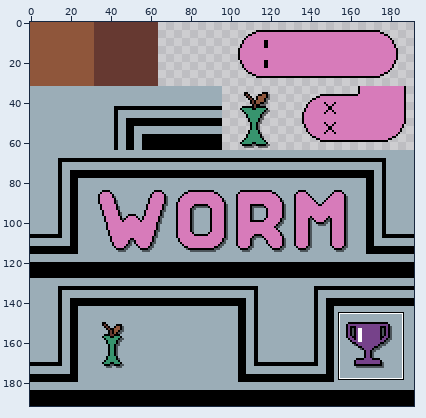
A pixel-art file gets an edit: art/wormTiles32.aseprite. The picture above shows the old version from afar; the outline marks the close-up.
Close-up. Earlier state:
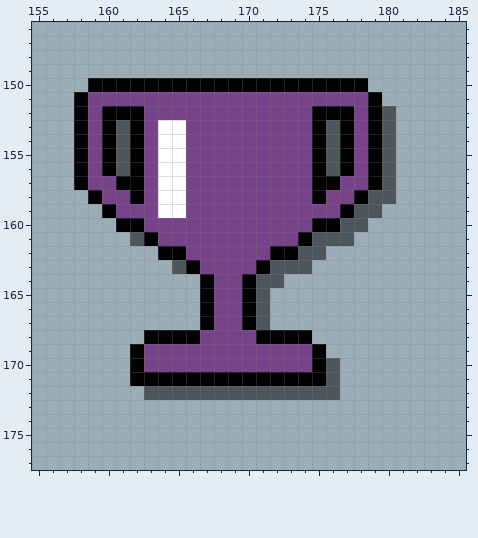
192x192 pixels, 1 frame. Shown: x 155..185, y 146..177. The commit also changed other parts of the picture, which this record leaves out.
Now the later version:
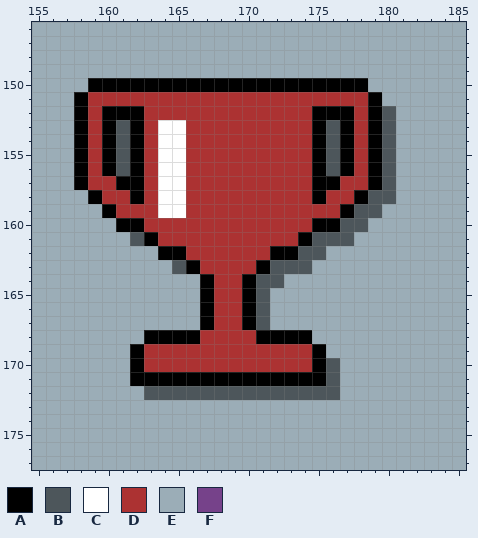
Palette (. is transparent): A #000000  B #4d565b  C #ffffff  D #ac3232  E #9badb7  F #76428a
Change:
Layer "Fill":
Colour D replaces colour F in row 151 at x 159 to 178; in row 152 at x 159, 163 to 174 and 178; in rows 153 to 156 at x 159, 163, 166 to 174 and 178; in row 157 at x 159 to 160, 163, 166 to 174 and 177 to 178; in row 158 at x 160 to 161, 163, 166 to 174 and 176 to 177; in row 159 at x 161 to 163 and 166 to 176.
Colour D replaces colour F in row 160 at x 163 to 174; in row 161 at x 164 to 173; in row 162 at x 166 to 171; in row 163 at x 167 to 170; in rows 164 to 167 at x 168 to 169; in row 168 at x 167 to 170.
Colour D replaces colour F in rows 169 to 170 at x 163 to 174.
Changed places in both close-ups, as pixel boxes (x1, y1, x2, y2):
changed: (88, 92, 368, 372)
